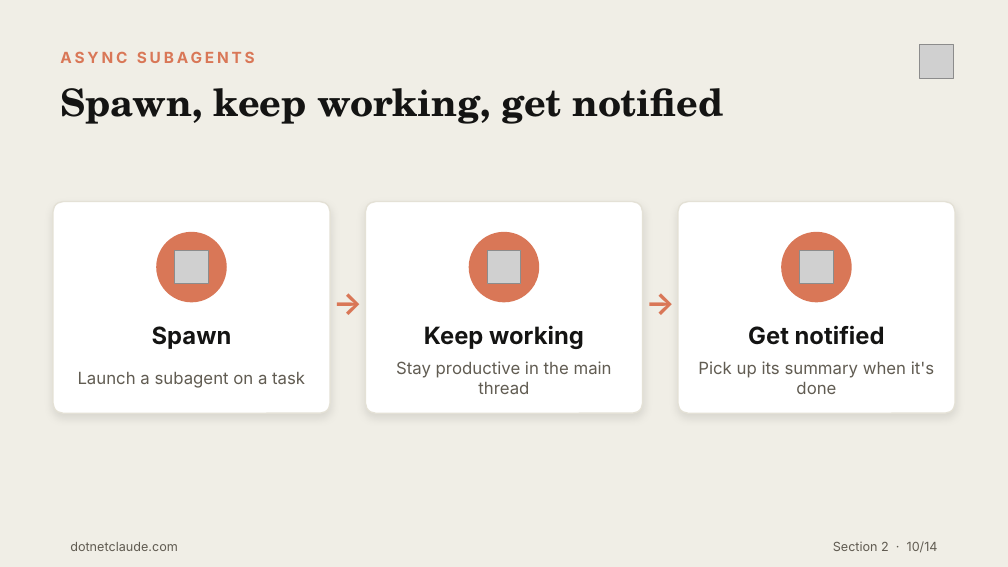
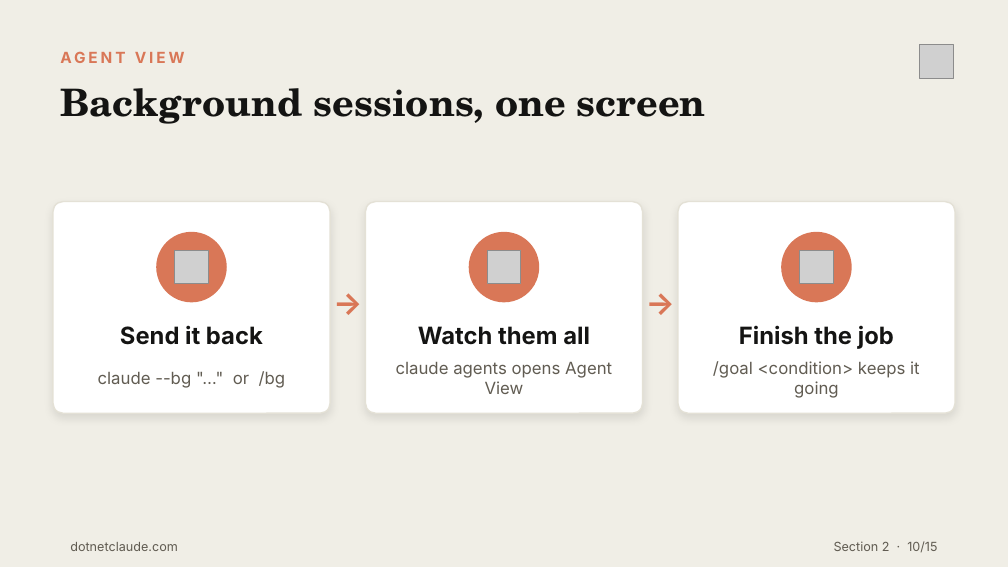
Before and after one commit to cwoodruff/dotnet-claude-workshop-content, a slide deck: slide 10 of decks/Day 1/Section2-Steering-Claude-Code.pptx. Drawn at 1008x567 pixels with LibreOffice and Linux fonts; fonts in the diff are those of the drawing; grey boxes stand for pictures. Boxes give left, top, right and bottom in pixels: in the first picture for what was removed or moved away, otherwise in the second. Text is boxed around its words. In the diff, an @@ line names an element or a change of style, - is before the commit and + after.

```diff
--- a/decks/Day 1/Section2-Steering-Claude-Code.pptx
+++ b/decks/Day 1/Section2-Steering-Claude-Code.pptx
@@ text at bbox=[60, 42, 816, 73]: text changed @@
-ASYNC SUBAGENTS
+AGENT VIEW
@@ text at bbox=[60, 88, 706, 124]: text changed @@
-Spawn, keep working, get notified
+Background sessions, one screen
@@ text at bbox=[120, 325, 263, 345]: text changed @@
-Spawn
+Send it back
@@ text at bbox=[418, 326, 590, 345]: text changed @@
-Keep working
+Watch them all
@@ text at bbox=[739, 325, 894, 349]: text changed @@
-Get notified
+Finish the job
@@ text at bbox=[98, 371, 286, 388]: text changed @@
-Launch a subagent on a task
+claude --bg "…" or /bg
@@ text at bbox=[396, 362, 612, 394]: text changed @@
-Stay productive in the main thread
+claude agents opens Agent View
@@ text at bbox=[713, 361, 920, 398]: text changed @@
-Pick up its summary when it's done
+/goal <condition> keeps it going
@@ text at bbox=[834, 541, 937, 552]: text changed @@
-Section 2 · 10/14
+Section 2 · 10/15
```
Also in this commit, not shown: 12 other slides changed, 1 slide added, 53 other files.
